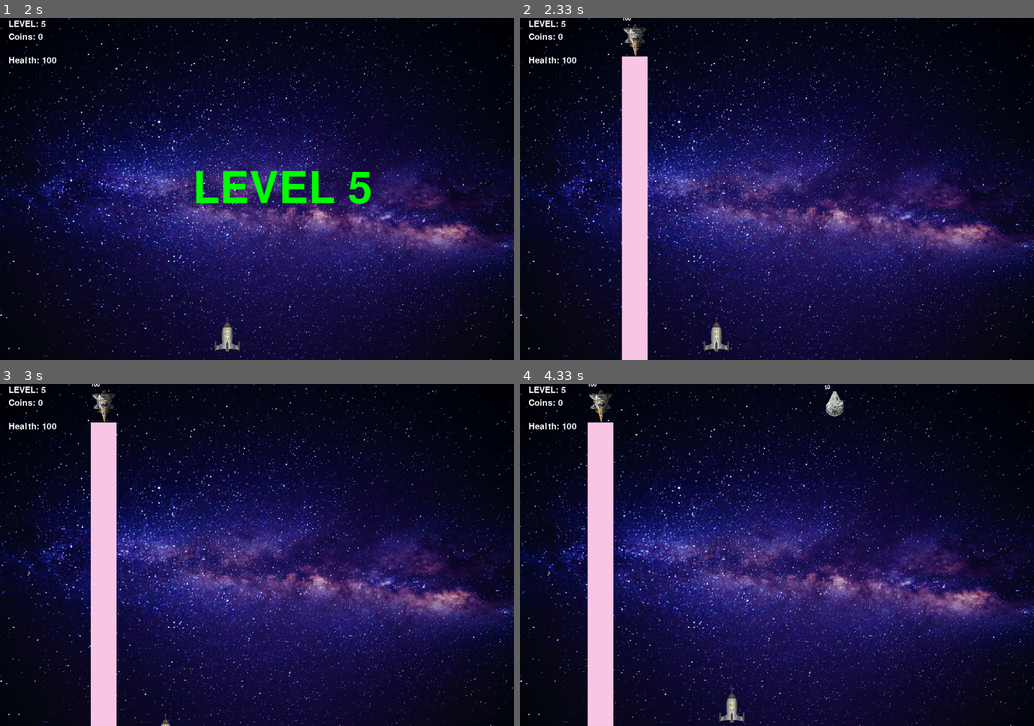
Above: before the commit, frames 1-4 (two rows, left to right).
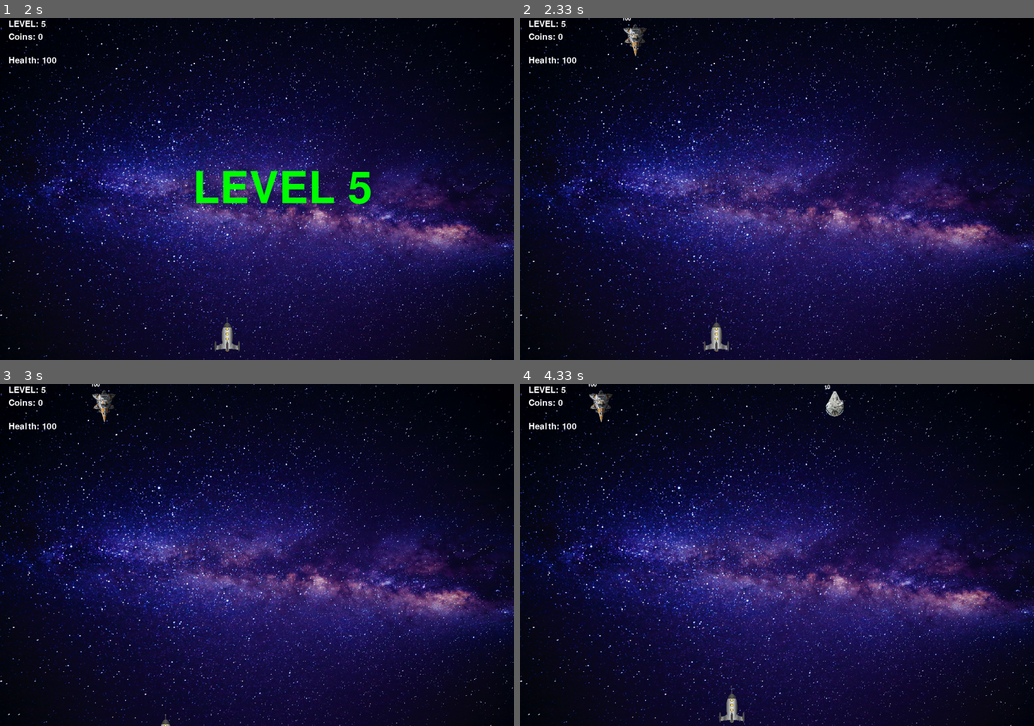
Above: after the commit, the same moments.

Repository: Pavel-Bylkov/shuter_pygame
Game: pygame game, started from game4.py
Two runs of this game, one before a commit and one after it. Both use one fixed random seed, a clock stepped at 60 frames per second and the inputs below.
Inputs:
- Up to frame 1 (2 s): hold A from 1.83 s (still down)
- Up to frame 2 (2.33 s): keep holding A
- Up to frame 3 (3 s): release A at 2.37 s; hold S 2.4-2.7 s; hold A from 2.73 s (still down)
- Up to frame 4 (4.33 s): release A at 3.13 s; hold W 3.17-3.53 s; hold D 3.57-4.2 s; hold S from 4.23 s (still down)

Frame 1 is identical in both runs. In frame 2, 4.5% of the frame differs, in the area x 19-25%, y 11-100%; in frame 3, 4.4%; in frame 4, 4.5%, in the area x 13-19%, y 11-100%.

Commit message:
add boss

Diff:
--- a/game4.py
+++ b/game4.py
@@ -212,7 +212,7 @@
         return self.fire_line.colliderect(hero.rect)
 
     def reset(self, win):
-        pg.draw.rect(win, (250, 200, 230), self.fire_line)
+        # pg.draw.rect(win, (250, 200, 230), self.fire_line)
         self.bullets.draw(win)
 
 
